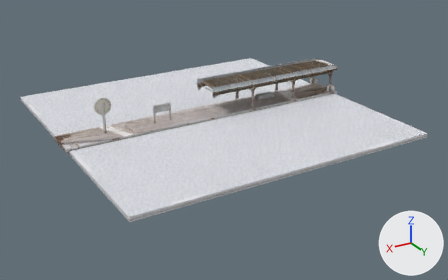
A saved change to the glTF model public/assets/models/wasteland/rail/whites.glb.
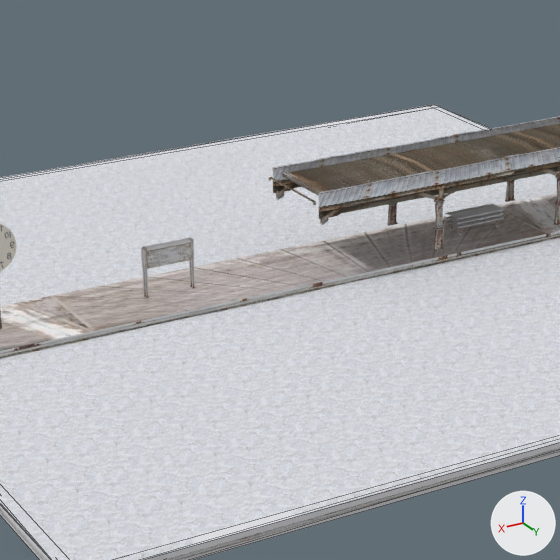
There are two pictures of each version: one whole from a camera (50 mm lens) standing at (28.9, 51.2, 22.7) and looking at (-0.5, 2.2, -1.8), one close up on the part from 24% to 65% of the width and 8% to 75% of the height. Lighting does not change. The marker at lower right points along +X, +Y and +Z. The first two pictures are the older version. The close-ups show mesh edges as thin lines.

Names of what the first close-up shows: 'salt-pan', 'salt-pan-crust', 'works-platform'.
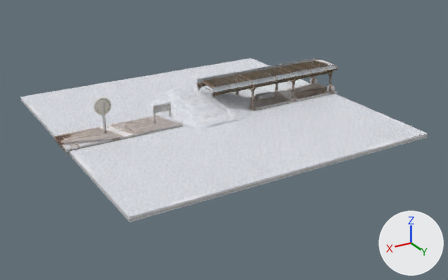
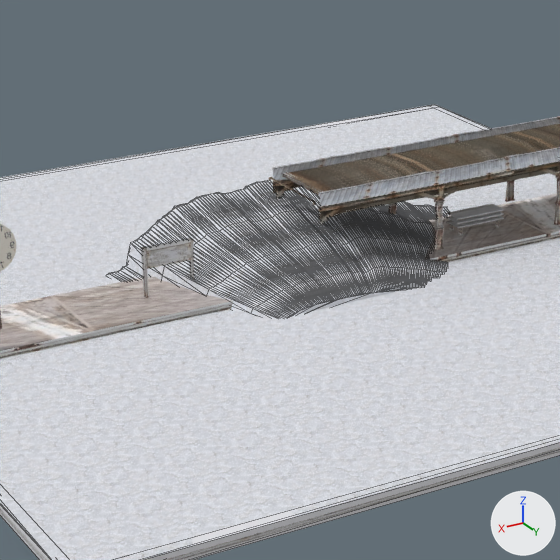
Scene script edits in JSON lines:
```json
{"op": "add", "block": "img_whites_salt_heap", "code": ["img_whites_salt_heap = load_image('whites-salt-heap', '_unpacked/whites-salt-heap', 1024, 341, 'sRGB')"]}
{"op": "add", "block": "mat_photo___whites_salt_heap", "code": ["mat_photo___whites_salt_heap = principled_material('Photo / whites-salt-heap')", "mat_photo___whites_salt_heap.texture = img_whites_salt_heap", "mat_photo___whites_salt_heap.roughness = 0.9"]}
{"op": "add", "block": "me_salt_heap", "code": ["me_salt_heap = bpy.data.meshes.new('salt-heap')", "me_salt_heap.from_pydata(...)  # 860 vertices, 1688 faces; spans x -9.0..9.0, y -3.2..3.2, z 0.0..2.7", "# faces by material slot: [1532, 156]", "me_salt_heap.materials.append(mat_town___sand)  # picture img_town_tile___sand", "me_salt_heap.materials.append(mat_photo___whites_salt_heap)  # picture img_whites_salt_heap"]}
{"op": "add", "block": "ob_salt_heap", "code": ["ob_salt_heap = bpy.data.objects.new('salt-heap', me_salt_heap)", "ob_salt_heap.location = (0.0, 0.0, 0.0)"]}
```

Changed parts and their boxes (x1, y1, x2, y2) in the close-ups (560 x 560 px):
```json
{"object": "salt-heap", "change": "added", "after": [108, 181, 447, 316]}
```
